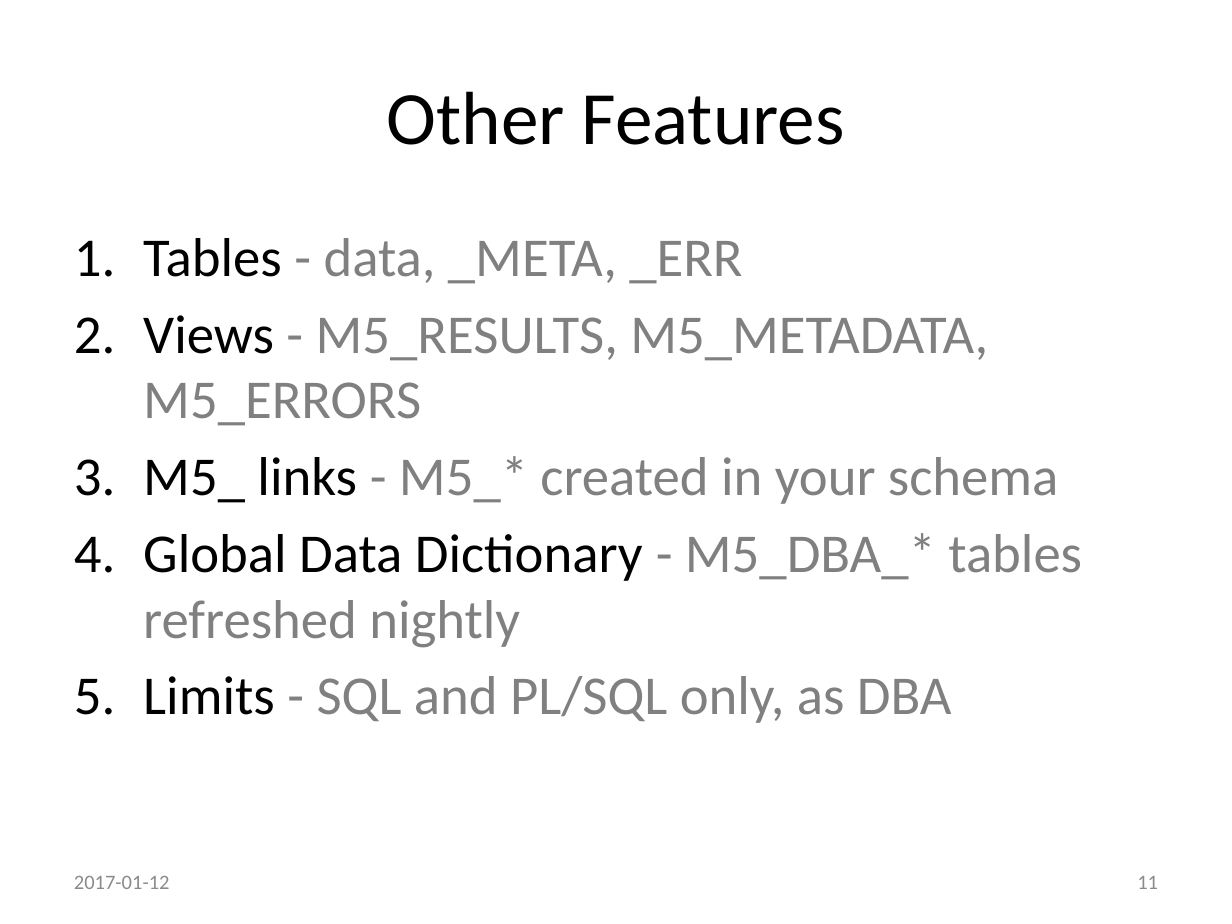
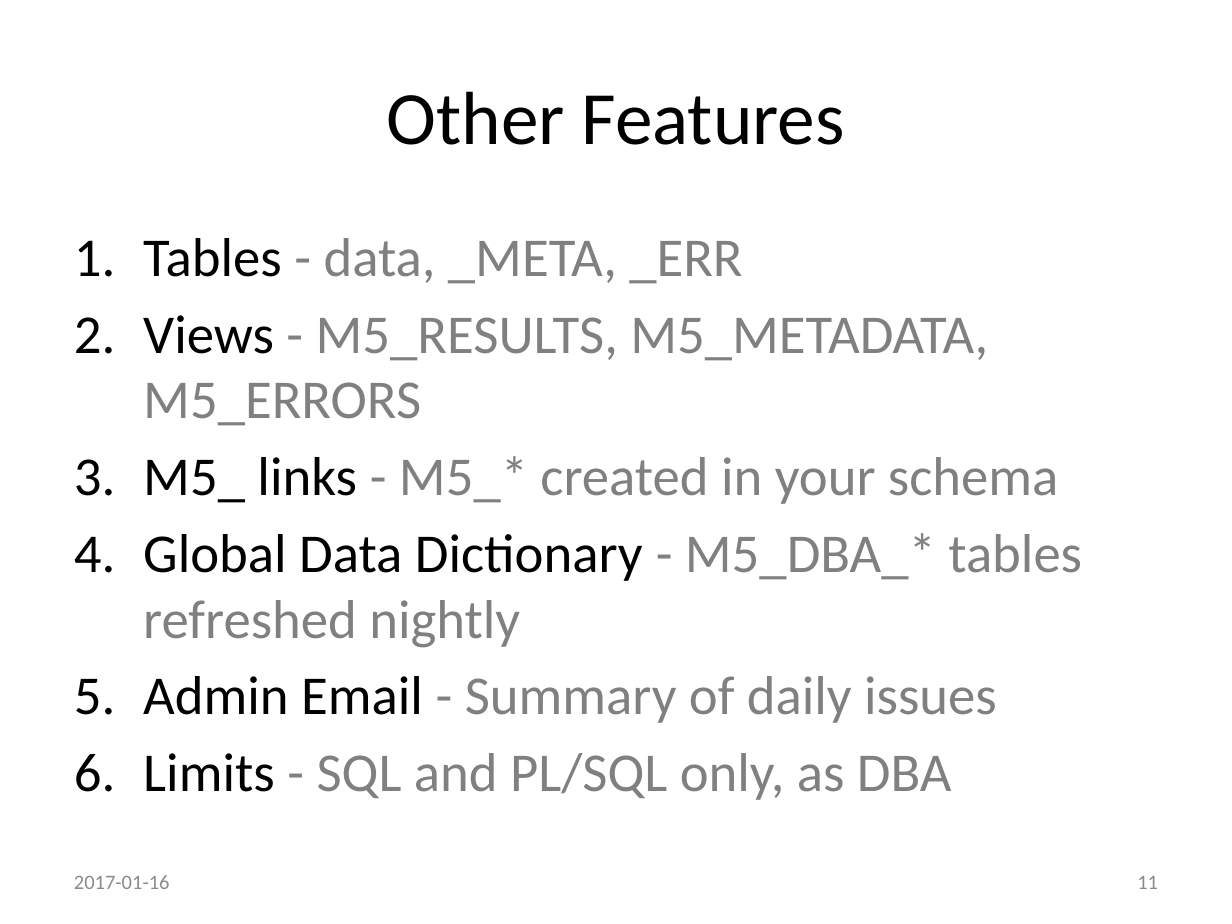
Before and after one commit to method5/method5.github.io, a slide deck: slide 11 of presentations/Method5.pptx. Drawn at 1232x924 pixels with LibreOffice and Linux fonts; fonts in the diff are those of the drawing; background and template pictures are left out. Boxes give left, top, right and bottom in pixels: in the first picture for what was removed or moved away, otherwise in the second. Text is boxed around its words. In the diff, an @@ line names an element or a change of style, - is before the commit and + after.

Commit message:
Added link in summary, added admin email info.

```diff
--- a/presentations/Method5.pptx
+++ b/presentations/Method5.pptx
@@ text at <box>143,676,997,723</box>: paragraph added @@
+5. Admin Email - Summary of daily issues
@@ text at <box>74,875,170,889</box>: text changed @@
-2017-01-12
+2017-01-16
```
Also in this commit, not shown: 15 other slides changed.
